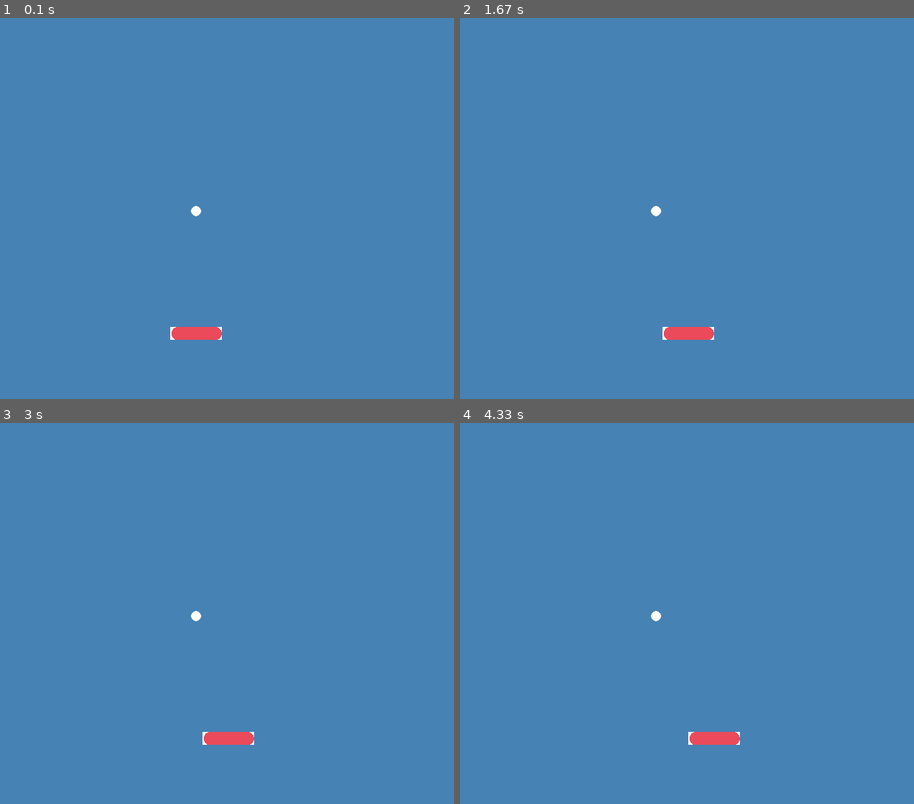
Above: before the commit, frames 1-4 (two rows, left to right).
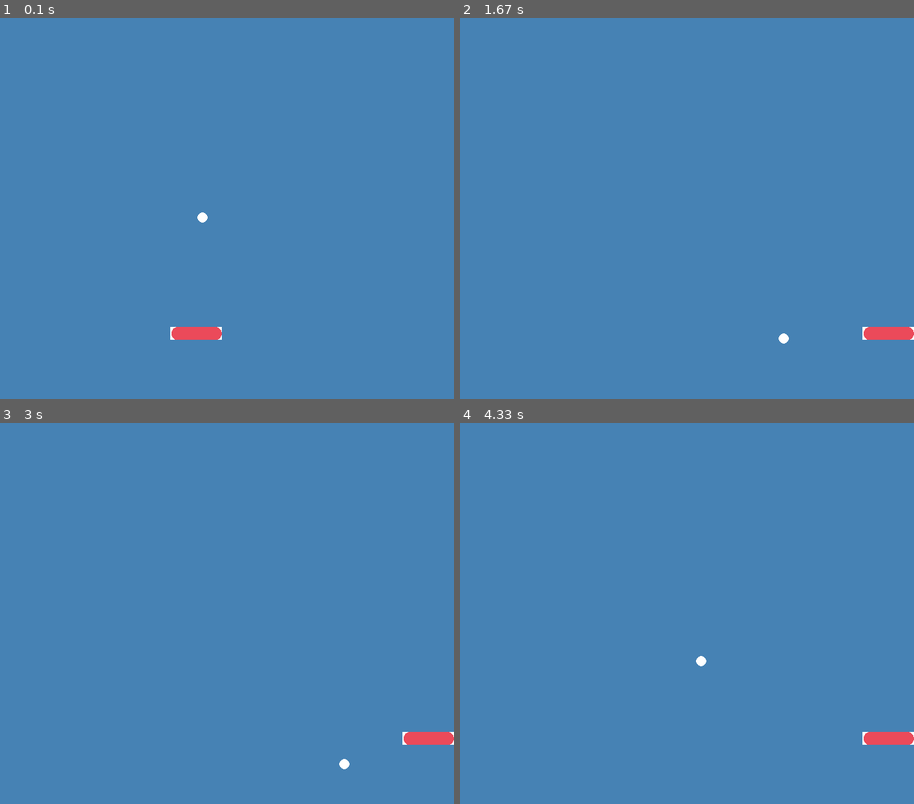
Above: after the commit, the same moments.

Repository: nasif92/Projects
Game: pygame game, started from Pygame_Projects/DEball.py
The game is run twice, just before and just after one commit, with the same random seed, the same clock (stepped at 60 frames per second) and the same inputs.
Inputs:
- Up to frame 1 (0.1 s): no input
- Up to frame 2 (1.67 s): hold Right 0.33-0.8 s; hold Right 0.83-1.3 s; hold Left from 1.33 s (still down)
- Up to frame 3 (3 s): release Left at 1.87 s; hold Left 1.9-2.3 s; hold Right 2.33-2.97 s
- Up to frame 4 (4.33 s): hold Left 3-3.47 s; hold Right 3.5-3.97 s; hold Right from 4 s (still down)

The runs differ from the first frame. In frame 1, less than 0.1% of the frame differs, in the area x 42-46%, y 49-54%; in frame 2, 0.9%, in the area x 42-100%, y 49-86%; in frame 3, 0.9%; in frame 4, 0.9%.

Commit message:
does bounce for now

Diff:
--- a/Pygame_Projects/DEball.py
+++ b/Pygame_Projects/DEball.py
@@ -58,7 +58,7 @@
    def move(self):
       size = [display_width,display_height]
       for coord in range(0,2):
-         self.pos[coord] += self.speed
+         self.pos[coord] = (self.pos[coord] + self.speed)
          print(self.pos[coord])
          if self.pos[coord] < self.radius:
             self.speed = -self.speed
@@ -74,6 +74,7 @@
    x_change = 0
    game_over = False
 
+   DEBall = Ball(gameDisplay,white, 8 , 2)
 
    # the main game
    while not crashed:
@@ -95,14 +96,13 @@
       y = round(display_height/2)
 
       # the DE ball
-      DEBall = Ball(gameDisplay,white, 8 , 2)
       DEBall.draw()
 
       DEBall.move()
 
 
       pygame.display.update()
-      clock.tick(10)
+      clock.tick(60)
 
    pygame.quit()
    quit()
